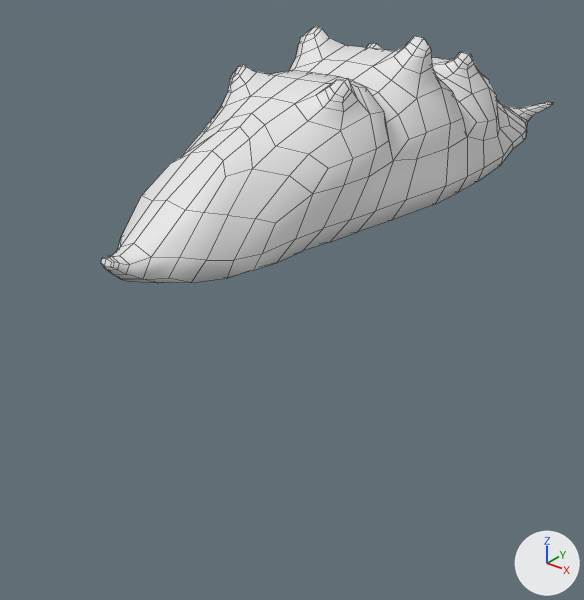
An edit to the FBX model Vertical Slice/Assets/Resources/Prefabs/FBXFiles/slug 1.fbx, drawn before and after from the same camera.
Rendered twice from a camera (50 mm lens) standing at (0.0172, -0.0262, 0.0101) and looking at (-0.002, -0.0022, -0.0049). The axes (+X, +Y, +Z) are drawn at lower right. The lights are the same throughout. Mesh edges are drawn as thin lines. Materials are left out; every surface is plain grey. Where no turn or scale is listed for an object, it has been applied to the vertices.

Names of what the first picture shows: 'slug_1'.
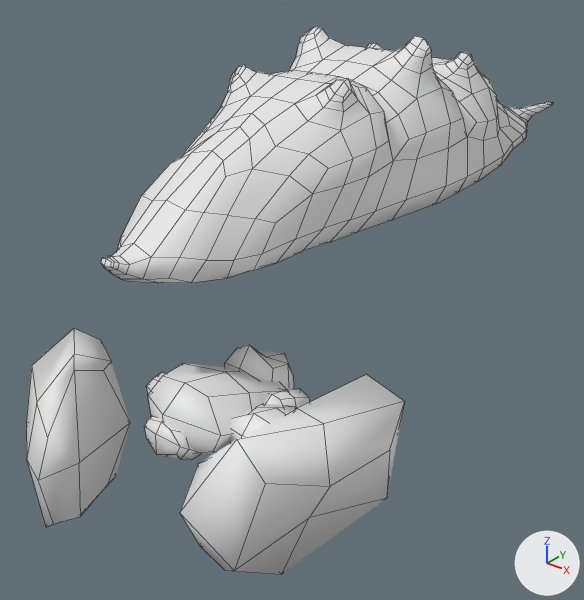
The newer file is also turned or shifted as a whole; pictures and numbers use the older file's frame.

What changed in the scene script:
```text
Add me_mesh_009:
    me_mesh_009.from_pydata(...)  # 26 vertices, 24 faces; spans x -0.00234..0.00234, y -0.0036..0.00392, z -0.00323..0.00315
Add me_mesh_003:
    me_mesh_003.from_pydata(...)  # 26 vertices, 24 faces; spans x -0.00196..0.00181, y -0.00219..0.00239, z -0.00164..0.00164
Add me_mesh_006:
    me_mesh_006.from_pydata(...)  # 26 vertices, 24 faces; spans x -0.00095..0.00087, y -0.00054..0.00058, z -0.00079..0.00079
Add me_mesh_005:
    me_mesh_005.from_pydata(...)  # 26 vertices, 24 faces; spans x -0.00119..0.00129, y -0.00125..0.00136, z -0.0012..0.0012
Add me_mesh_004:
    me_mesh_004.from_pydata(...)  # 26 vertices, 24 faces; spans x -0.00101..0.00093, y -0.00096..0.00105, z -0.00061..0.00061
Add me_mesh_010:
    me_mesh_010.from_pydata(...)  # 26 vertices, 24 faces; spans x -0.00198..0.00198, y -0.00294..0.00294, z -0.00316..0.00311
Add me_mesh_008:
    me_mesh_008.from_pydata(...)  # 26 vertices, 24 faces; spans x -0.00076..0.00069, y -0.00084..0.00092, z -0.00063..0.00063
Add me_mesh_007:
    me_mesh_007.from_pydata(...)  # 26 vertices, 24 faces; spans x -0.00093..0.00101, y -0.00124..0.00114, z -0.00168..0.00168
Add ob_pcube7:
    ob_pcube7 = bpy.data.objects.new('pCube7', me_mesh_009)
    ob_pcube7.location = (0.00499, -0.01077, -0.00562)
Add ob_pcube1:
    ob_pcube1 = bpy.data.objects.new('pCube1', me_mesh_003)
    ob_pcube1.location = (0.00175, -0.01077, -0.0044)
Add ob_pcube4:
    ob_pcube4 = bpy.data.objects.new('pCube4', me_mesh_006)
    ob_pcube4.location = (0.00175, -0.01275, -0.0044)
Add ob_pcube3:
    ob_pcube3 = bpy.data.objects.new('pCube3', me_mesh_005)
    ob_pcube3.location = (0.004, -0.01077, -0.0044)
Add ob_pcube2:
    ob_pcube2 = bpy.data.objects.new('pCube2', me_mesh_004)
    ob_pcube2.location = (0.00001, -0.01077, -0.0044)
Add ob_pcube8:
    ob_pcube8 = bpy.data.objects.new('pCube8', me_mesh_010)
    ob_pcube8.location = (-0.00378, -0.01217, -0.00665)
Add ob_pcube6:
    ob_pcube6 = bpy.data.objects.new('pCube6', me_mesh_008)
    ob_pcube6.location = (0.00313, -0.00915, -0.00444)
Add ob_pcube5:
    ob_pcube5 = bpy.data.objects.new('pCube5', me_mesh_007)
    ob_pcube5.location = (0.00175, -0.00846, -0.0044)
```

Changed parts and their boxes (x1, y1, x2, y2) in the pictures (584 x 600 px):
'pCube7', added
    after: (180, 375, 404, 575)
'pCube8', added
    after: (26, 329, 130, 527)
'pCube1', added
    after: (148, 363, 289, 454)
'pCube5', added
    after: (225, 345, 294, 388)
'pCube4', added
    after: (144, 416, 201, 460)
'pCube3', added
    after: (230, 404, 296, 443)
'pCube6', added
    after: (264, 388, 309, 408)
'pCube2', added
    after: (147, 372, 167, 394)
